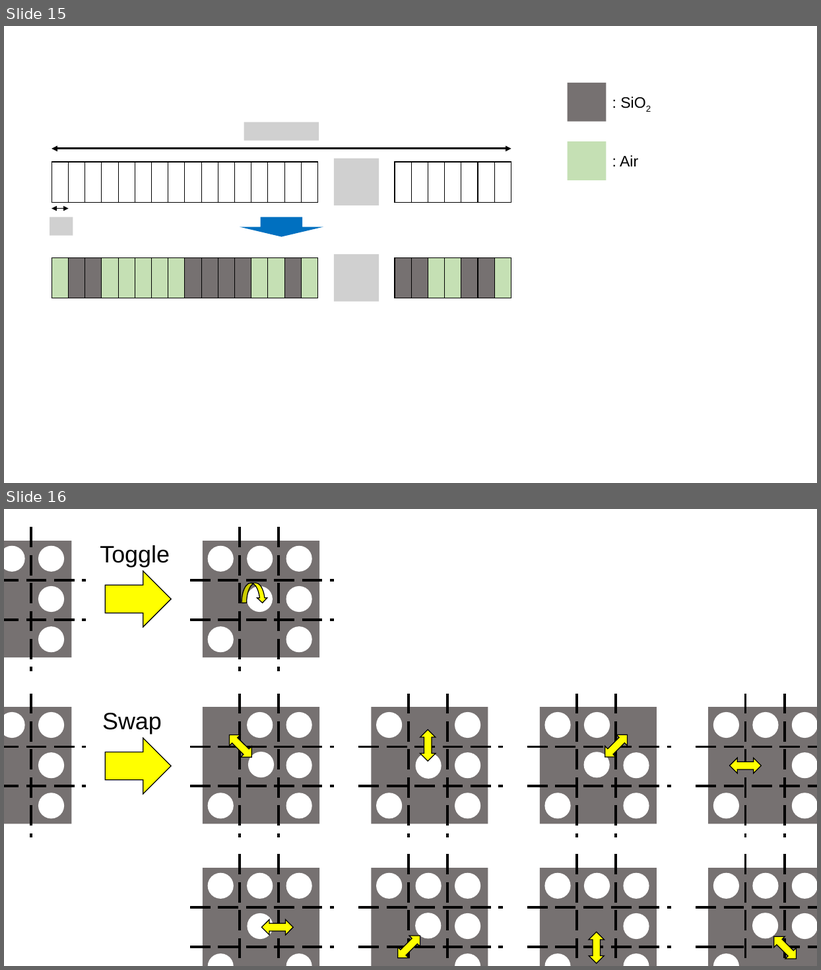
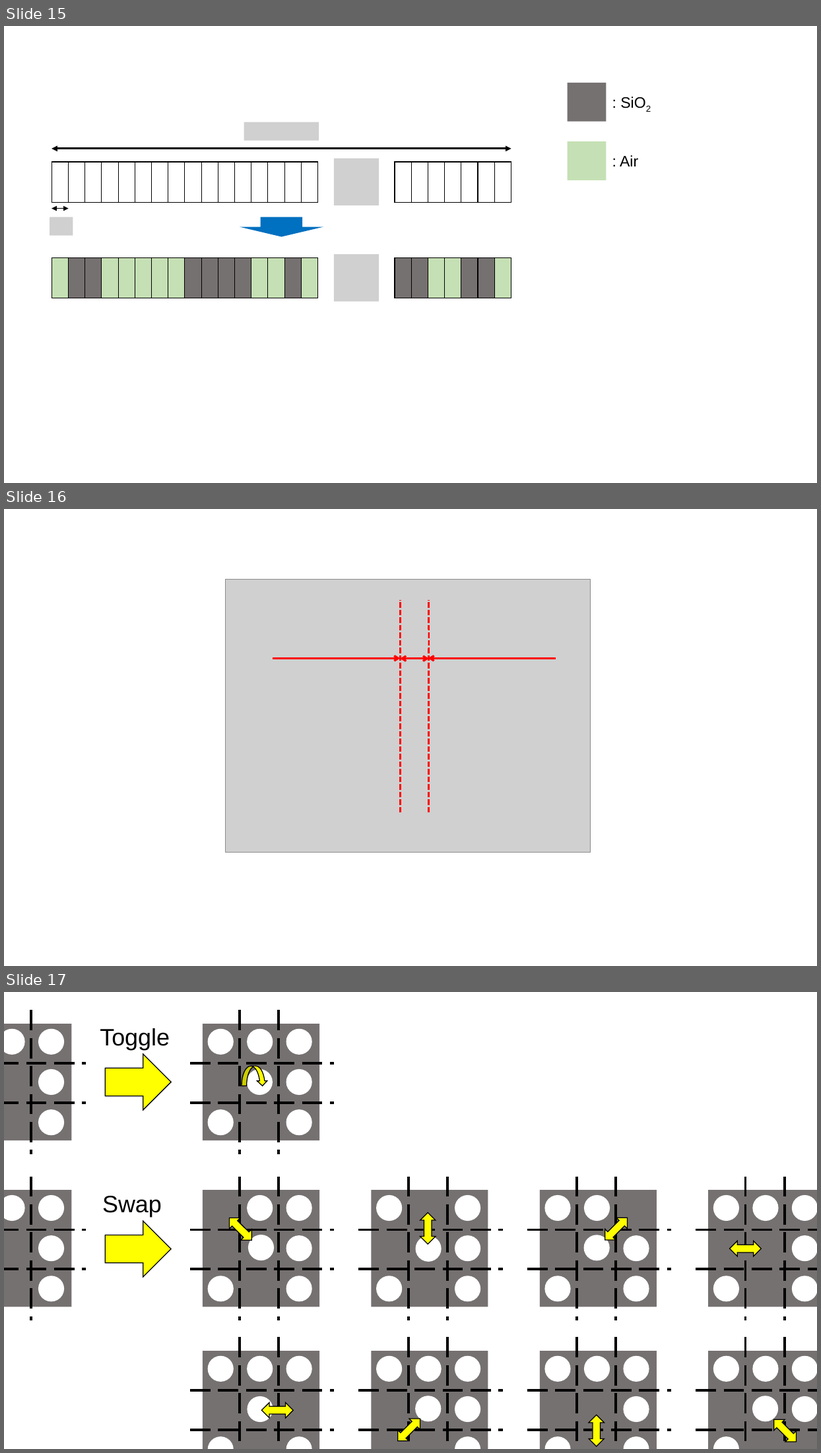
Before and after one commit to jglee96/NBTP_Lab, a slide deck: 개인/석사학위논문/그림.pptx. Shown one above the other, each under a label of ours: slides 15 and 16 before the commit, slides 15, 16 and 17 after it. The pictures are 821x970 and 821x1453 pixels, drawn with LibreOffice and Linux fonts; fonts in the diff are those of the drawing; grey boxes stand for pictures. Boxes give left, top, right and bottom in pixels: in the first picture for what was removed or moved away, otherwise in the second. Text is boxed around its words. In the diff, an @@ line names an element or a change of style, - is before the commit and + after.

```diff
--- a/개인/석사학위논문/그림.pptx
+++ b/개인/석사학위논문/그림.pptx
@@ slide 16 added at (x1=4, y1=509, x2=817, y2=966), background #FFFFFF @@
@@ picture added at (x1=226, y1=579, x2=591, y2=853) @@
@@ line added from (401, 813) to (401, 600), #FF0000 2.25 pt dashed @@
@@ line added from (429, 813) to (429, 600), #FF0000 2.25 pt dashed @@
@@ picture added at (x1=320, y1=630, x2=354, y2=648) @@
@@ picture added at (x1=401, y1=630, x2=428, y2=648) @@
@@ picture added at (x1=475, y1=630, x2=508, y2=648) @@
@@ arrow added from (273, 658) to (401, 658), #FF0000 2.25 pt @@
@@ double arrow added from (429, 658) to (401, 658), #FF0000 2.25 pt @@
@@ arrow added from (556, 658) to (428, 658), #FF0000 2.25 pt @@
@@ what was slide 16 is now slide 17 @@
```
Also in this commit, not shown: 1 other slide added, 1 slide removed, 23 other files.
